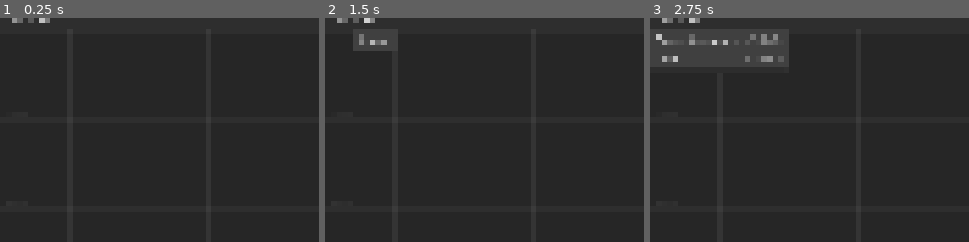
Above: before the commit, frames 1-3 (left to right).
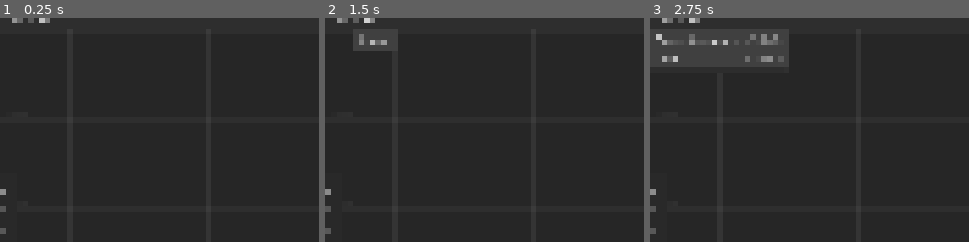
Above: after the commit, the same moments.

Repository: PiOverFour/filesize-graph
Game: Godot game, scene res://Main.tscn
The game is run twice, just before and just after one commit, with the same random seed, the same clock (stepped at 60 frames per second) and the same inputs.
Inputs:
- Up to frame 1 (0.25 s): no input
- Up to frame 2 (1.5 s): click "File" at 0.5 s; click "Edit" at 1.25 s
- Up to frame 3 (2.75 s): click "File" at 2 s
The pictures show only the part of the screen within x 0-50%, y 3-53%; the shares and areas given below are measured in that part.

The runs differ from the first frame. In frame 1, 0.2% of the frame differs, in the area x 0-2%, y 76-97%; in frame 2, 0.2%; in frame 3, 0.2%.

Commit message:
Fix tooltips

Diff:
--- a/ImageSequence.gd
+++ b/ImageSequence.gd
@@ -71,18 +71,20 @@
         image_size = sizeof_fmt(main_sequence.images[image_id].size)
     else:
         image_size = "frame missing"
-    var popup_node = get_node("Popup")
-    popup_node.position.x = min(image_node.global_position.x,
+    var popup_node = main_node.get_node("Tooltip")
+    popup_node.position.x = min(image_node.global_position.x+15,
         self.global_position.x + self.size.x - popup_node.size.x - 40
     )
-    popup_node.position.y = image_node.global_position.y + 20.0
-    popup_node.get_node("LabelBackdrop/MarginContainer/LabelContainer/LabelContainerValues/Frame").text = str(main_sequence.images[image_node.image_id].frame)
-    popup_node.get_node("LabelBackdrop/MarginContainer/LabelContainer/LabelContainerValues/Size").text = image_size
-    popup_node.get_node("LabelBackdrop/MarginContainer/LabelContainer/LabelContainerValues/FileName").text = str(main_sequence.images[image_node.image_id].filepath.get_file())
+    popup_node.position.y = min(image_node.global_position.y+15,
+        self.size.y - 80
+    )
+    popup_node.get_node("MarginContainer/LabelContainer/LabelContainerValues/Frame").text = str(main_sequence.images[image_node.image_id].frame)
+    popup_node.get_node("MarginContainer/LabelContainer/LabelContainerValues/Size").text = image_size
+    popup_node.get_node("MarginContainer/LabelContainer/LabelContainerValues/FileName").text = str(main_sequence.images[image_node.image_id].filepath.get_file())
     popup_node.visible = true
 
 func hide_popup():
-    var popup_node = get_node("Popup")
+    var popup_node = main_node.get_node("Tooltip")
     popup_node.hide()
 
 func _on_RemoveButton_pressed():
--- a/ImageSequence.tscn
+++ b/ImageSequence.tscn
@@ -10,63 +10,6 @@
 size_flags_vertical = 3
 script = ExtResource("1")
 image_container = NodePath("MarginContainer/VBoxContainer/ScrollContainer/ImageContainer")
-
-[node name="Popup" type="Popup" parent="."]
-initial_position = 2
-size = Vector2i(105, 100)
-
-[node name="LabelBackdrop" type="PanelContainer" parent="Popup"]
-anchors_preset = 15
-anchor_right = 1.0
-anchor_bottom = 1.0
-offset_right = 0.302002
-grow_horizontal = 2
-grow_vertical = 2
-size_flags_horizontal = 3
-size_flags_vertical = 3
-
-[node name="MarginContainer" type="MarginContainer" parent="Popup/LabelBackdrop"]
-layout_mode = 2
-size_flags_horizontal = 4
-theme_override_constants/margin_left = 10
-theme_override_constants/margin_top = 5
-theme_override_constants/margin_right = 10
-theme_override_constants/margin_bottom = 5
-
-[node name="LabelContainer" type="HBoxContainer" parent="Popup/LabelBackdrop/MarginContainer"]
-layout_mode = 2
-size_flags_horizontal = 4
-size_flags_vertical = 4
-
-[node name="LabelContainerKeys" type="VBoxContainer" parent="Popup/LabelBackdrop/MarginContainer/LabelContainer"]
-layout_mode = 2
-size_flags_horizontal = 3
-
-[node name="Frame" type="Label" parent="Popup/LabelBackdrop/MarginContainer/LabelContainer/LabelContainerKeys"]
-layout_mode = 2
-text = "Frame:"
-
-[node name="FileName" type="Label" parent="Popup/LabelBackdrop/MarginContainer/LabelContainer/LabelContainerKeys"]
-layout_mode = 2
-text = "File name:"
-
-[node name="Size" type="Label" parent="Popup/LabelBackdrop/MarginContainer/LabelContainer/LabelContainerKeys"]
-layout_mode = 2
-text = "Size:"
-
-[node name="LabelContainerValues" type="VBoxContainer" parent="Popup/LabelBackdrop/MarginContainer/LabelContainer"]
-layout_mode = 2
-size_flags_horizontal = 3
-size_flags_vertical = 3
-
-[node name="Frame" type="Label" parent="Popup/LabelBackdrop/MarginContainer/LabelContainer/LabelContainerValues"]
-layout_mode = 2
-
-[node name="FileName" type="Label" parent="Popup/LabelBackdrop/MarginContainer/LabelContainer/LabelContainerValues"]
-layout_mode = 2
-
-[node name="Size" type="Label" parent="Popup/LabelBackdrop/MarginContainer/LabelContainer/LabelContainerValues"]
-layout_mode = 2
 
 [node name="MarginContainer" type="MarginContainer" parent="."]
 layout_mode = 2
--- a/Main.tscn
+++ b/Main.tscn
@@ -125,6 +125,67 @@
 
 [node name="Sprite" type="Sprite2D" parent="."]
 
+[node name="Tooltip" type="PanelContainer" parent="."]
+show_behind_parent = true
+top_level = true
+layout_mode = 0
+offset_left = -80.0
+offset_top = 243.0
+offset_right = 25.0
+offset_bottom = 343.0
+size_flags_horizontal = 4
+size_flags_vertical = 4
+
+[node name="ColorRect" type="ColorRect" parent="Tooltip"]
+layout_mode = 2
+color = Color(0.162066, 0.162066, 0.162066, 1)
+
+[node name="MarginContainer" type="MarginContainer" parent="Tooltip"]
+layout_mode = 2
+size_flags_horizontal = 4
+theme_override_constants/margin_left = 10
+theme_override_constants/margin_top = 5
+theme_override_constants/margin_right = 10
+theme_override_constants/margin_bottom = 5
+
+[node name="LabelContainer" type="HBoxContainer" parent="Tooltip/MarginContainer"]
+layout_mode = 2
+size_flags_horizontal = 4
+size_flags_vertical = 4
+
+[node name="LabelContainerKeys" type="VBoxContainer" parent="Tooltip/MarginContainer/LabelContainer"]
+layout_mode = 2
+size_flags_horizontal = 3
+
+[node name="Frame" type="Label" parent="Tooltip/MarginContainer/LabelContainer/LabelContainerKeys"]
+layout_mode = 2
+text = "Frame:"
+horizontal_alignment = 2
+
+[node name="FileName" type="Label" parent="Tooltip/MarginContainer/LabelContainer/LabelContainerKeys"]
+layout_mode = 2
+text = "File name:"
+horizontal_alignment = 2
+
+[node name="Size" type="Label" parent="Tooltip/MarginContainer/LabelContainer/LabelContainerKeys"]
+layout_mode = 2
+text = "Size:"
+horizontal_alignment = 2
+
+[node name="LabelContainerValues" type="VBoxContainer" parent="Tooltip/MarginContainer/LabelContainer"]
+layout_mode = 2
+size_flags_horizontal = 3
+size_flags_vertical = 3
+
+[node name="Frame" type="Label" parent="Tooltip/MarginContainer/LabelContainer/LabelContainerValues"]
+layout_mode = 2
+
+[node name="FileName" type="Label" parent="Tooltip/MarginContainer/LabelContainer/LabelContainerValues"]
+layout_mode = 2
+
+[node name="Size" type="Label" parent="Tooltip/MarginContainer/LabelContainer/LabelContainerValues"]
+layout_mode = 2
+
 [connection signal="files_selected" from="FileDialog" to="." method="process_files"]
 [connection signal="point_highlighted" from="VBoxContainer/HSplitContainer/GraphContainer/Graph" to="." method="_on_Graph_point_highlighted"]
 [connection signal="points_selected" from="VBoxContainer/HSplitContainer/GraphContainer/Graph" to="." method="_on_Graph_points_selected"]
